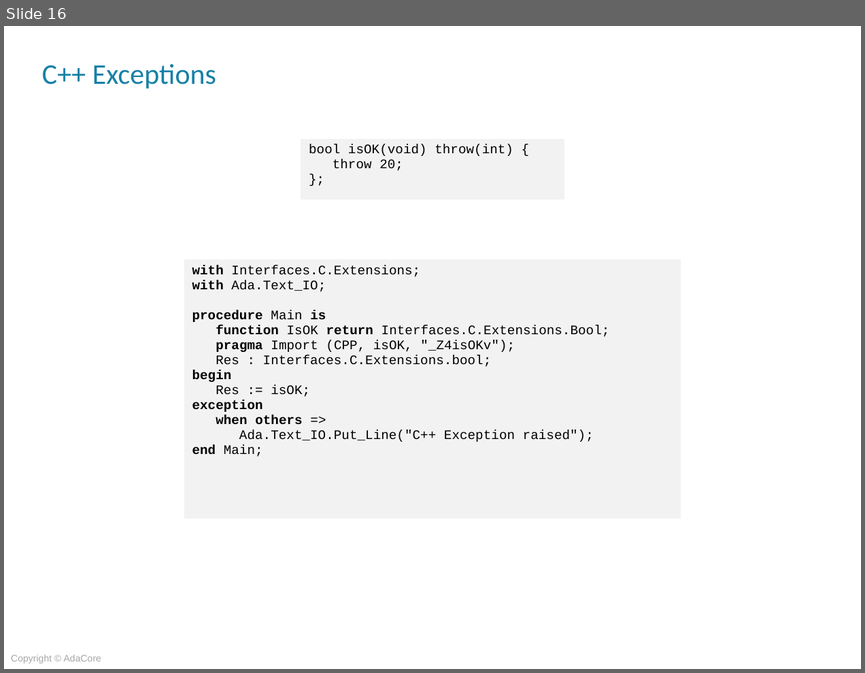
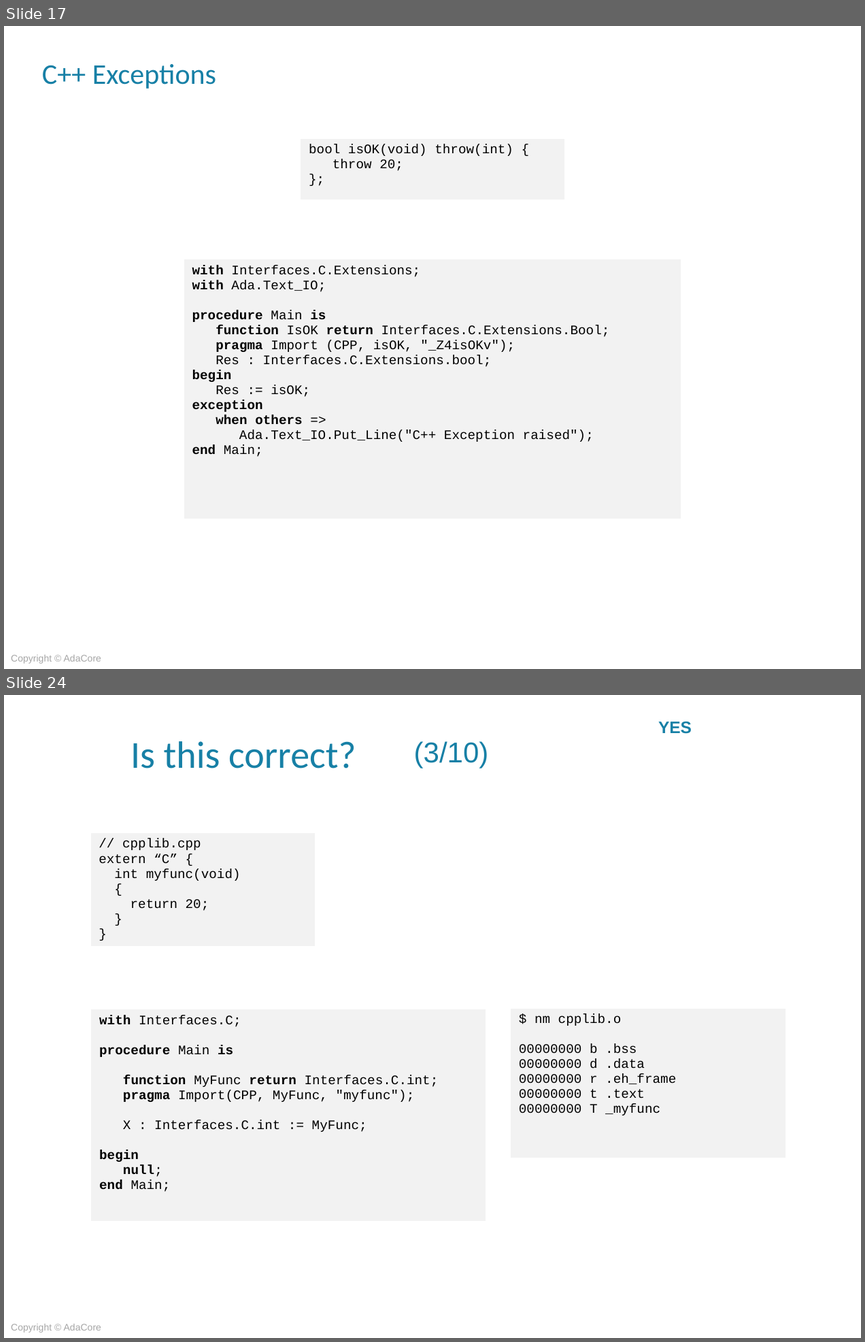
Before and after one commit to AdaCoreU/Courses, a slide deck: lectures/04_Mixed_Language_Programming_In_Ada/03_Ada_and_C++/Slides/03_Ada_and_C++.pptx. Shown one above the other, each under a label of ours: slide 16 before the commit, slides 17 and 24 after it; the slides between them are not shown. The pictures are 865x673 and 865x1342 pixels, drawn with LibreOffice and Linux fonts; fonts in the diff are those of the drawing; background and template pictures are left out. Boxes give left, top, right and bottom in pixels: in the first picture for what was removed or moved away, otherwise in the second. Text is boxed around its words. In the diff, an @@ line names an element or a change of style, - is before the commit and + after.

```diff
--- a/lectures/04_Mixed_Language_Programming_In_Ada/03_Ada_and_C++/Slides/03_Ada_and_C++.pptx
+++ b/lectures/04_Mixed_Language_Programming_In_Ada/03_Ada_and_C++/Slides/03_Ada_and_C++.pptx
@@ slide 24 added at [4,695,861,1338], background picture (left out); not listed: 1 template element that a slide beside it also shows @@
@@ text added at [658,722,691,734], 14 pt, text #1780A6, bold @@
+YES
@@ text added at [130,741,356,768], 32 pt, text #1780A6 @@
+Is this correct?
@@ title added at [414,741,489,768], 24 pt, text #1780A6 @@
+(3/10)
@@ table added at [90,833,316,951], 1 rows, 1 columns @@
+// cpplib.cpp / extern “C” { / int myfunc(void) / { / return 20; / } / }
@@ table added at [90,1008,485,1221], 1 rows, 1 columns @@
+with Interfaces.C; / procedure Main is / function MyFunc return Interfaces.C.int; / pragma Import(CPP, MyFunc, "myfunc"); / X : Interfaces.C.int := MyFunc; / begin / null; / end Main;
@@ table added at [511,1008,786,1157], 1 rows, 1 columns @@
+$ nm cpplib.o / 00000000 b .bss / 00000000 d .data / 00000000 r .eh_frame / 00000000 t .text / 00000000 T _myfunc
@@ what was slide 16 is now slide 17 @@
```
Also in this commit, not shown: 2 slides changed, 8 other slides added, 8 slides removed.
